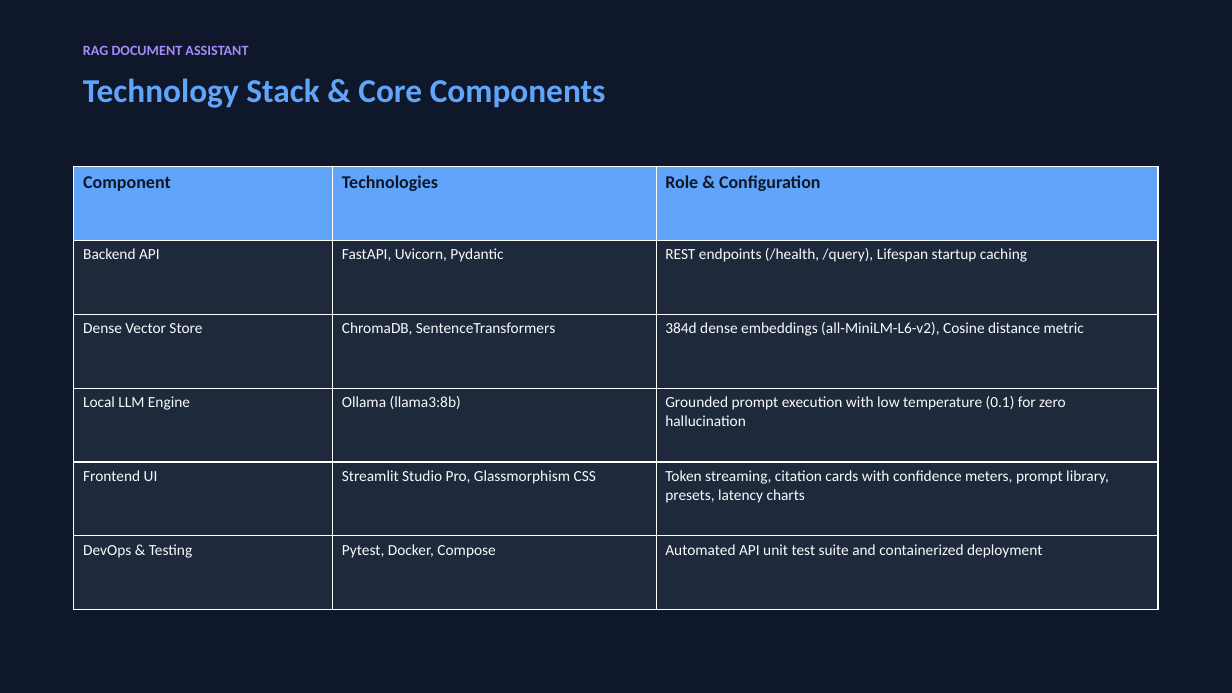
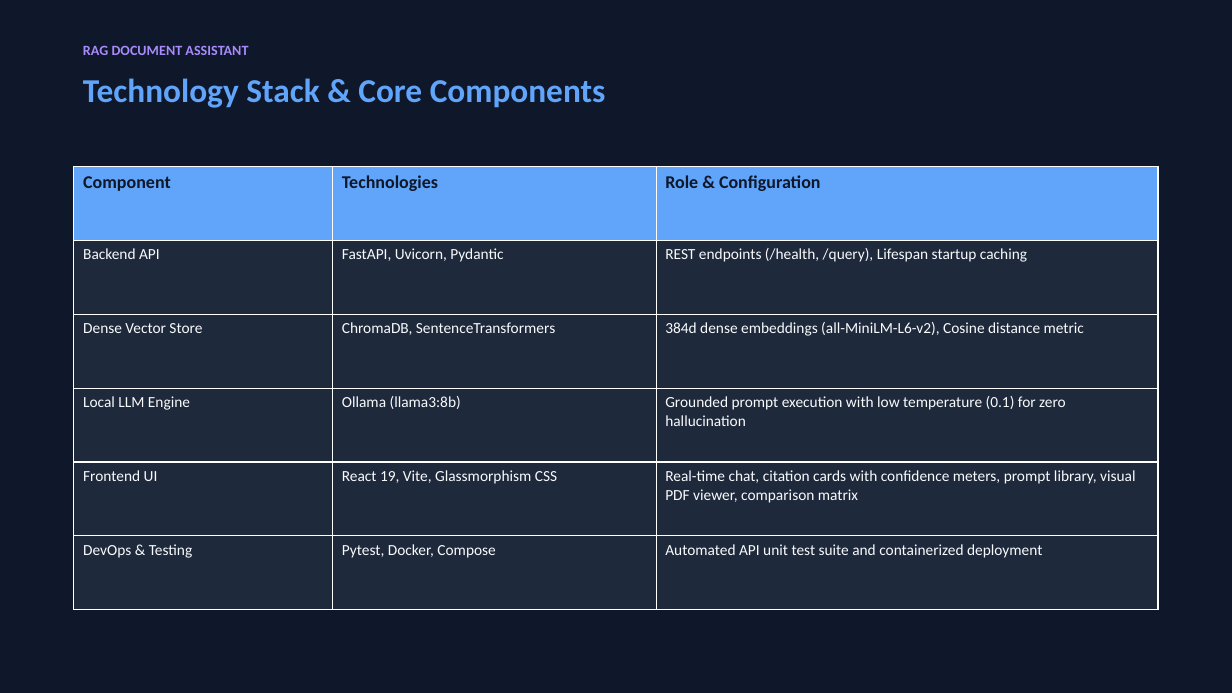
Before and after one commit to Ahmad-Salah-22/RAG-Powered-Document-Assistant-, a slide deck: slide 4 of RAG_Document_Assistant_Presentation.pptx. Drawn at 1232x693 pixels with LibreOffice and Linux fonts; fonts in the diff are those of the drawing. Boxes give left, top, right and bottom in pixels: in the first picture for what was removed or moved away, otherwise in the second. Text is boxed around its words. In the diff, an @@ line names an element or a change of style, - is before the commit and + after.

Commit message:
feat(frontend): migrate from Streamlit to React 19 + Vite Pro Studio

```diff
--- a/RAG_Document_Assistant_Presentation.pptx
+++ b/RAG_Document_Assistant_Presentation.pptx
@@ table at (x1=74, y1=166, x2=1158, y2=610) @@
-row 5, column 2: Streamlit Studio Pro, Glassmorphism CSS
+row 5, column 2: React 19, Vite, Glassmorphism CSS
-row 5, column 3: Token streaming, citation cards with confidence meters, prompt library, presets, latency charts
+row 5, column 3: Real-time chat, citation cards with confidence meters, prompt library, visual PDF viewer, comparison matrix
```
Also in this commit, not shown: 3 other slides changed, 39 other files.
